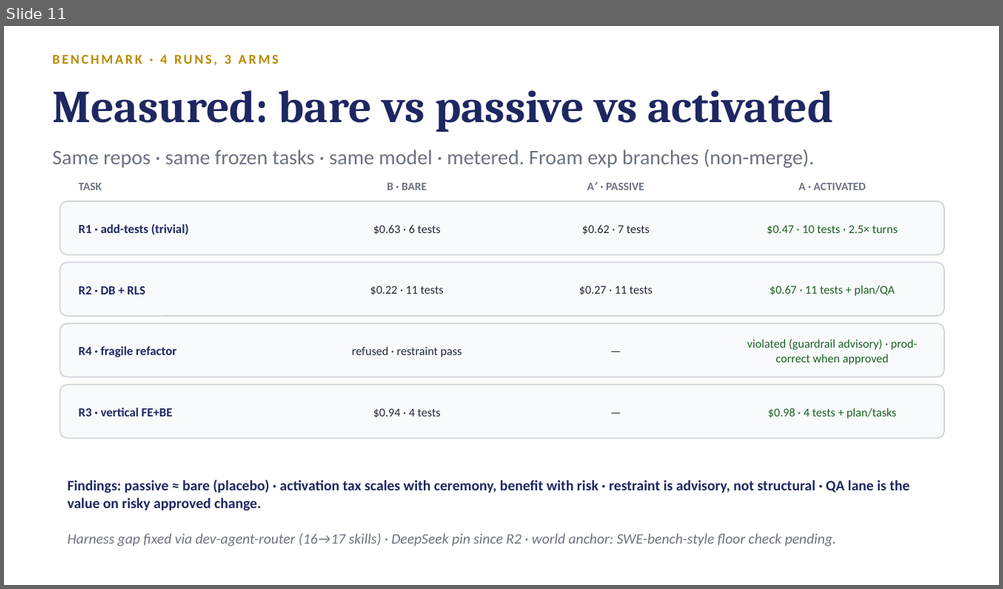
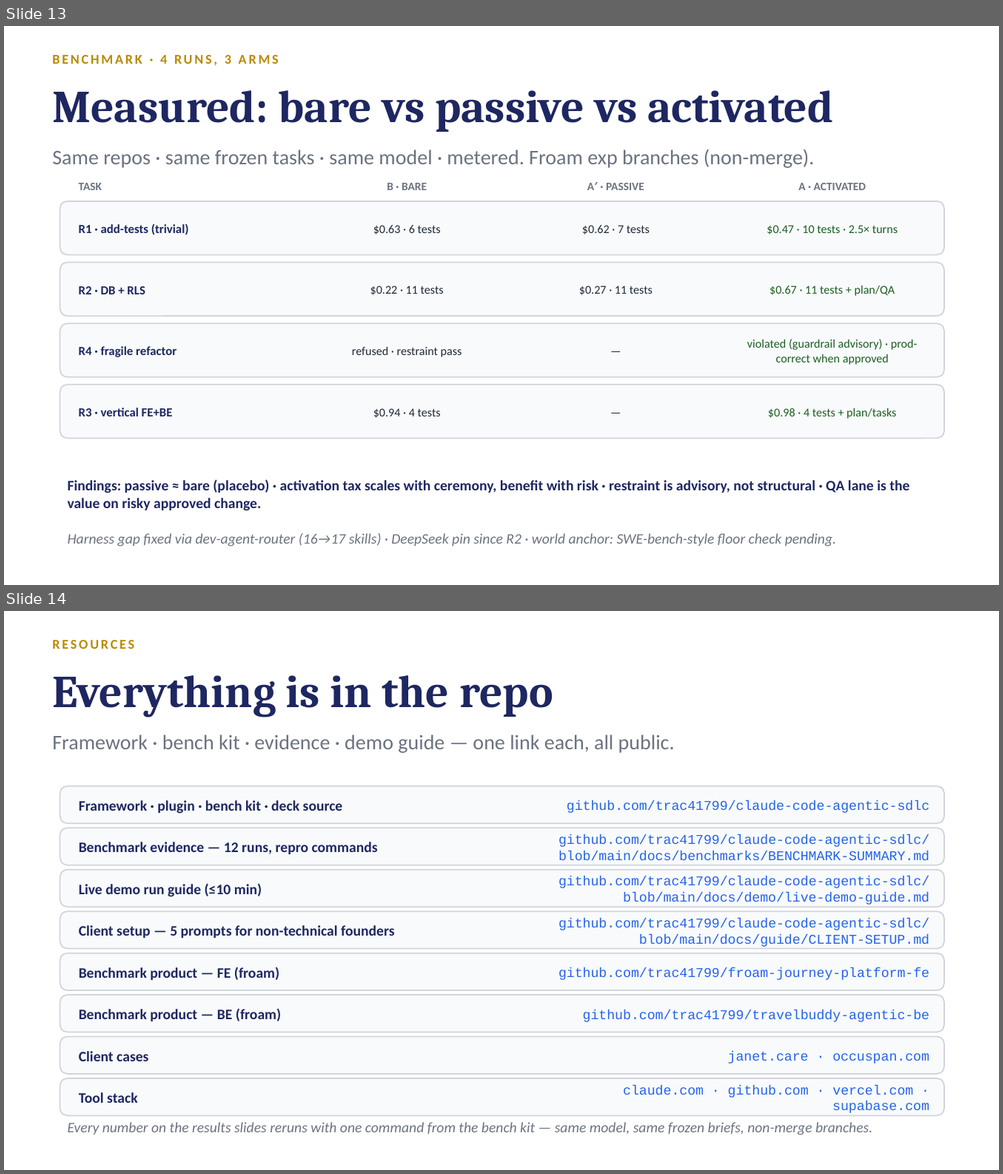
Before and after one commit to trac41799/claude-code-agentic-sdlc, a slide deck: docs/slides/Agentic-SDLC-Tech-Audience.pptx. Shown one above the other, each under a label of ours: slide 11 before the commit, slides 13 and 14 after it. The pictures are 1003x589 and 1003x1174 pixels, drawn with LibreOffice and Linux fonts; fonts in the diff are those of the drawing. Boxes give left, top, right and bottom in pixels: in the first picture for what was removed or moved away, otherwise in the second. Text is boxed around its words. In the diff, an @@ line names an element or a change of style, - is before the commit and + after.

Commit message:
demo: live run guide (one request -> tested, logging API in 10 min); deck: tools-stack slide, raw bench evidence slide (BE 6.5m vs 27.4m verbatim), materials & links slide, refreshed gap slide

```diff
--- a/docs/slides/Agentic-SDLC-Tech-Audience.pptx
+++ b/docs/slides/Agentic-SDLC-Tech-Audience.pptx
@@ slide 14 added at <box>4,611,999,1170</box>, background #FFFFFF @@
@@ text added at <box>52,640,134,649</box>, 13 pt, text #B98A00, bold @@
+RESOURCES
@@ text added at <box>52,675,553,718</box>, 44 pt, text #1E2761, bold @@
+Everything is in the repo
@@ text added at <box>52,735,674,753</box>, 20 pt, text #6B7280 @@
+Framework · bench kit · evidence · demo guide — one link each, all public.
@@ rounded rectangle added at <box>60,786,944,823</box>, fill #F8FAFC, outline #D1D5DB 1.25 pt @@
@@ text added at <box>79,800,343,814</box>, 14 pt, text #1E2761, bold @@
+Framework · plugin · bench kit · deck source
@@ text added at <box>566,801,929,813</box>, 13 pt, text #2563EB @@
+github.com/trac41799/claude-code-agentic-sdlc
@@ rounded rectangle added at <box>60,828,944,866</box>, fill #F8FAFC, outline #D1D5DB 1.25 pt @@
@@ text added at <box>79,842,378,854</box>, 14 pt, text #1E2761, bold @@
+Benchmark evidence — 12 runs, repro commands
@@ text added at <box>558,834,929,861</box>, 13 pt, text #2563EB @@
+github.com/trac41799/claude-code-agentic-sdlc/blob/main/docs/benchmarks/BENCHMARK-SUMMARY.md
@@ rounded rectangle added at <box>60,870,944,907</box>, fill #F8FAFC, outline #D1D5DB 1.25 pt @@
@@ text added at <box>558,877,929,905</box>, 13 pt, text #2563EB @@
+github.com/trac41799/claude-code-agentic-sdlc/blob/main/docs/demo/live-demo-guide.md
@@ text added at <box>79,883,262,897</box>, 14 pt, text #1E2761, bold @@
+Live demo run guide (≤10 min)
@@ rounded rectangle added at <box>60,911,944,949</box>, fill #F8FAFC, outline #D1D5DB 1.25 pt @@
@@ text added at <box>558,918,929,947</box>, 13 pt, text #2563EB @@
+github.com/trac41799/claude-code-agentic-sdlc/blob/main/docs/guide/CLIENT-SETUP.md
@@ text added at <box>79,925,395,938</box>, 14 pt, text #1E2761, bold @@
+Client setup — 5 prompts for non-technical founders
@@ rounded rectangle added at <box>60,954,944,991</box>, fill #F8FAFC, outline #D1D5DB 1.25 pt @@
@@ text added at <box>79,967,279,980</box>, 14 pt, text #1E2761, bold @@
+Benchmark product — FE (froam)
@@ text added at <box>558,968,929,980</box>, 13 pt, text #2563EB @@
+github.com/trac41799/froam-journey-platform-fe
@@ rounded rectangle added at <box>60,995,944,1033</box>, fill #F8FAFC, outline #D1D5DB 1.25 pt @@
@@ text added at <box>79,1008,281,1022</box>, 14 pt, text #1E2761, bold @@
+Benchmark product — BE (froam)
@@ text added at <box>583,1010,929,1022</box>, 13 pt, text #2563EB @@
+github.com/trac41799/travelbuddy-agentic-be
@@ rounded rectangle added at <box>60,1037,944,1074</box>, fill #F8FAFC, outline #D1D5DB 1.25 pt @@
@@ text added at <box>79,1051,148,1062</box>, 14 pt, text #1E2761, bold @@
+Client cases
@@ text added at <box>728,1051,929,1064</box>, 13 pt, text #2563EB @@
+janet.care · occuspan.com
@@ rounded rectangle added at <box>60,1079,944,1116</box>, fill #F8FAFC, outline #D1D5DB 1.25 pt @@
@@ text added at <box>79,1093,138,1103</box>, 14 pt, text #1E2761, bold @@
+Tool stack
@@ text added at <box>623,1085,929,1113</box>, 13 pt, text #2563EB @@
+claude.com · github.com · vercel.com · supabase.com
@@ text added at <box>68,1122,872,1136</box>, 14 pt, text #6B7280, italic @@
+Every number on the results slides reruns with one command from the bench kit — same model, same frozen briefs, non-merge branches.
@@ what was slide 11 is now slide 13 @@
```
Also in this commit, not shown: 2 slides changed, 2 other slides added, 2 other files.
